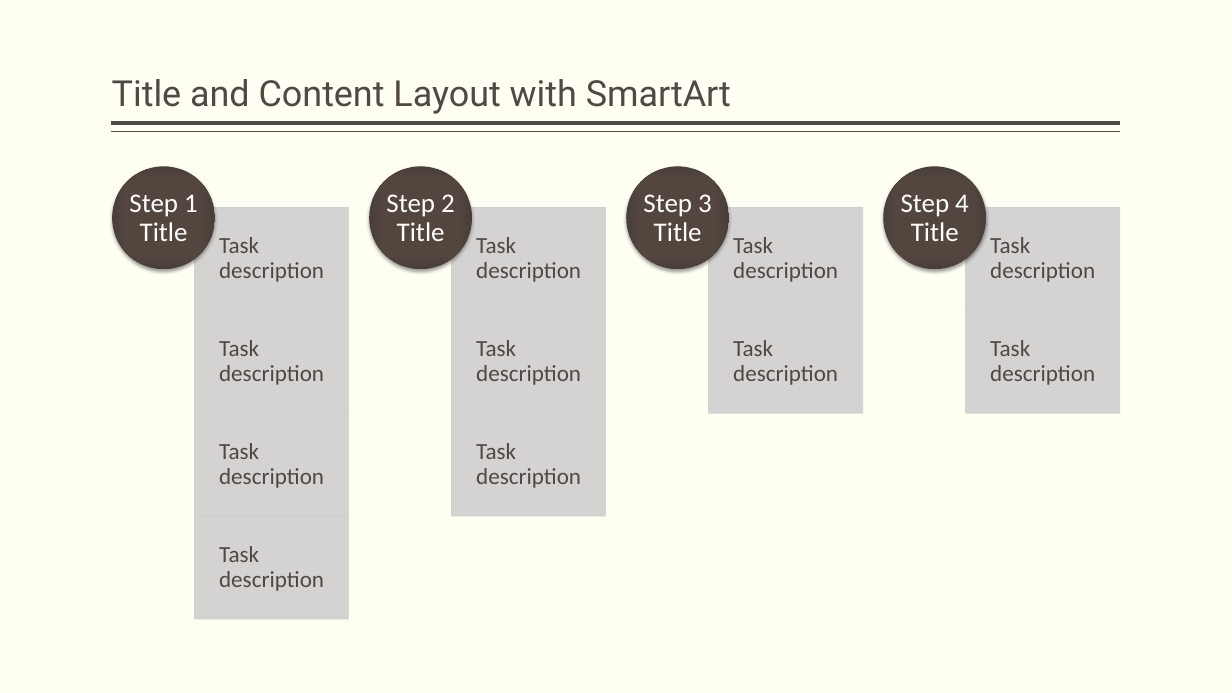
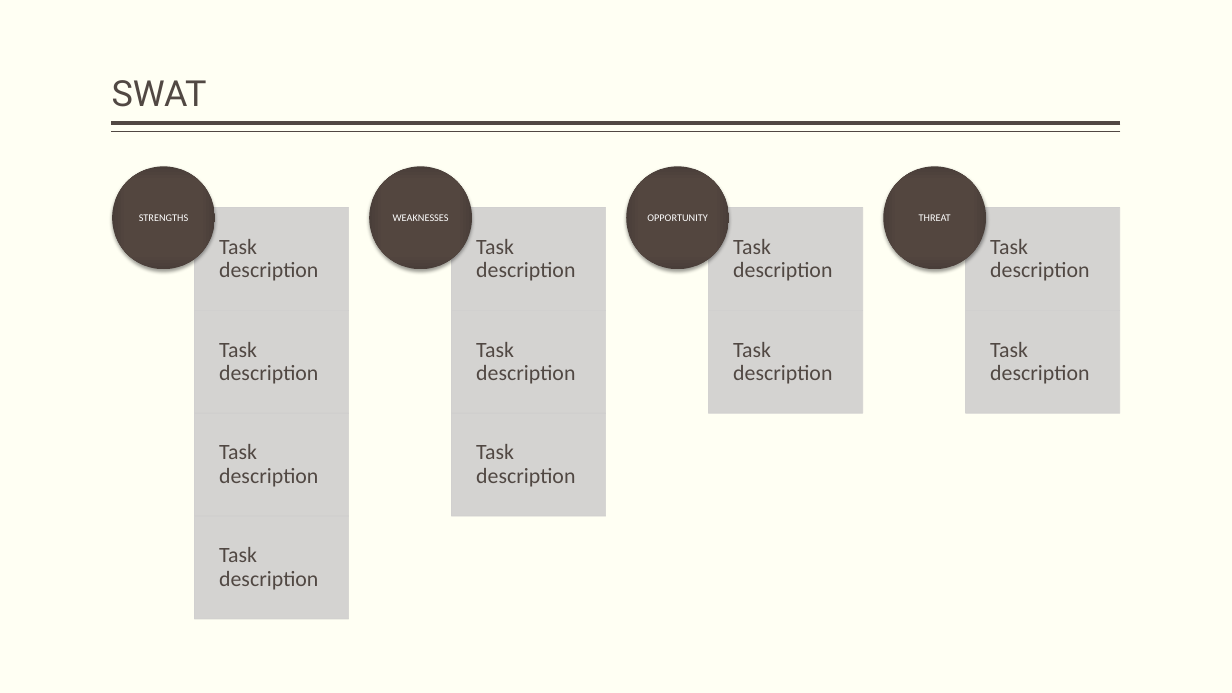
Before and after one commit to as-az01/QA-ProductDevDM05, a slide deck: slide 9 of LibrarySystemValidation.pptx (slide 5 before the commit). Drawn at 1232x693 pixels with LibreOffice and Linux fonts; fonts in the diff are those of the drawing. Boxes give left, top, right and bottom in pixels: in the first picture for what was removed or moved away, otherwise in the second. Text is boxed around its words. In the diff, an @@ line names an element or a change of style, - is before the commit and + after.

```diff
--- a/LibrarySystemValidation.pptx
+++ b/LibrarySystemValidation.pptx
@@ title at bbox=[112, 80, 207, 107]: text changed @@
-Title and Content Layout with SmartArt
+SWAT
@@ text at bbox=[139, 214, 189, 221]: text changed; size 21 to 8 pt @@
-Step 1 Title
+STRENGTHS
@@ text at bbox=[393, 214, 449, 221]: text changed; size 21 to 8 pt @@
-Step 2 Title
+WEAKNESSES
@@ text at bbox=[647, 214, 708, 221]: text changed; size 21 to 8 pt @@
-Step 3 Title
+OPPORTUNITY
@@ text at bbox=[919, 214, 951, 221]: text changed; size 21 to 8 pt @@
-Step 4 Title
+THREAT
@@ size 18 to 17 pt in 11 elements at bbox=[219, 239, 318, 281], bbox=[219, 342, 318, 384], bbox=[219, 444, 318, 487], bbox=[219, 547, 318, 590], bbox=[476, 239, 575, 281], bbox=[476, 342, 575, 384], bbox=[476, 444, 575, 487], bbox=[733, 239, 832, 281], bbox=[733, 342, 832, 384], bbox=[990, 239, 1089, 281], bbox=[990, 342, 1089, 384] @@
```
Also in this commit, not shown: 1 other slide changed, 9 slides added, 8 slides removed, 2 other files.
